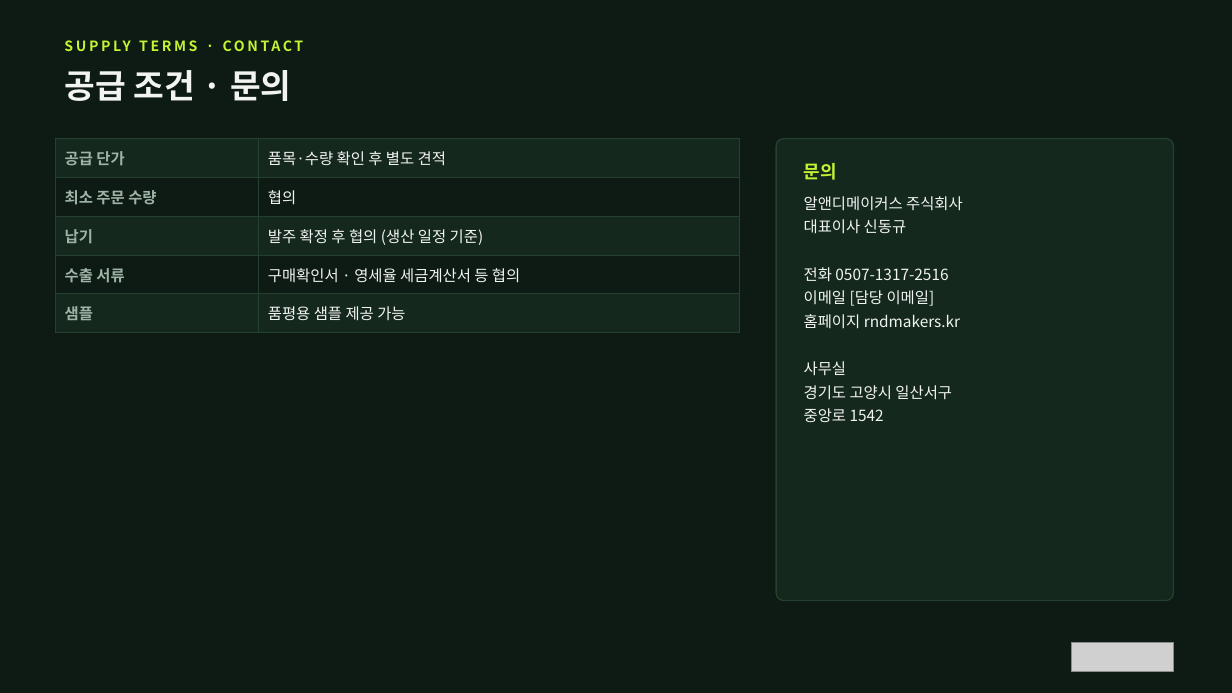
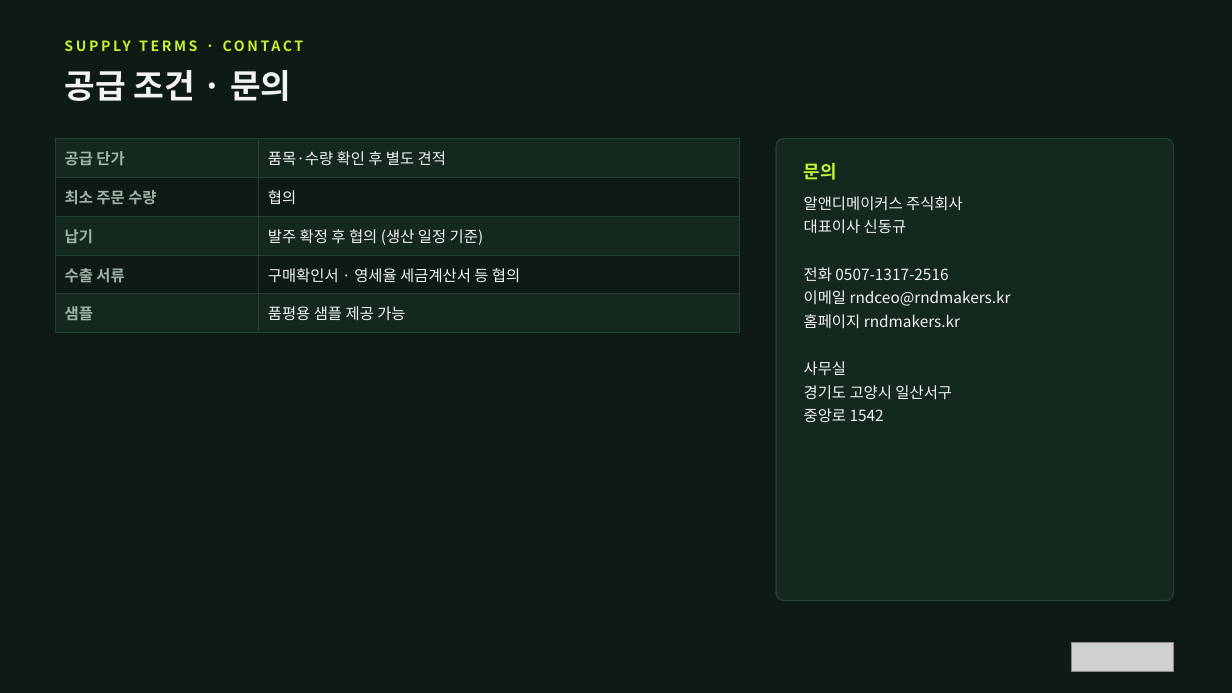
Before and after one commit to ydcompany89/harness-system, a slide deck: slide 7 of launch/rs/sales/RHARA_SHOE_제품소개서_Hmart.pptx. Drawn at 1232x693 pixels with LibreOffice and Linux fonts; fonts in the diff are those of the drawing; grey boxes stand for pictures. Boxes give left, top, right and bottom in pixels: in the first picture for what was removed or moved away, otherwise in the second. Text is boxed around its words. In the diff, an @@ line names an element or a change of style, - is before the commit and + after.

```diff
--- a/launch/rs/sales/RHARA_SHOE_제품소개서_Hmart.pptx
+++ b/launch/rs/sales/RHARA_SHOE_제품소개서_Hmart.pptx
@@ text at (x1=804, y1=290, x2=1011, y2=306): text changed @@
-이메일 [담당 이메일]
+이메일 rndceo@rndmakers.kr
```
Also in this commit, not shown: 3 other files.
